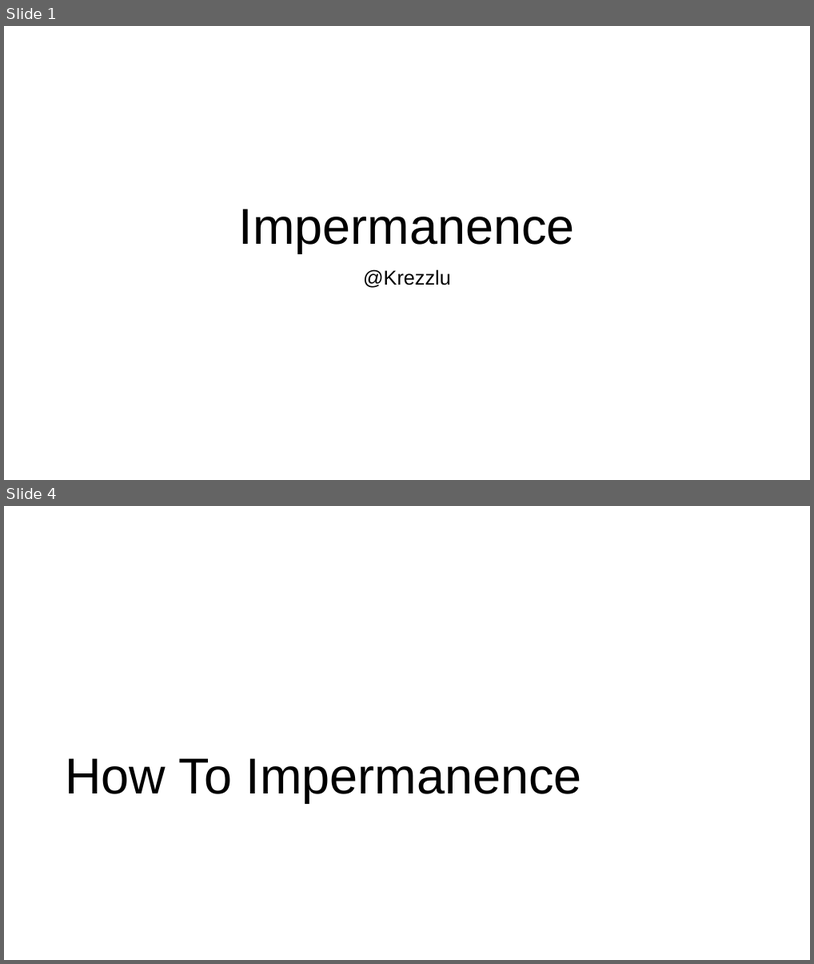
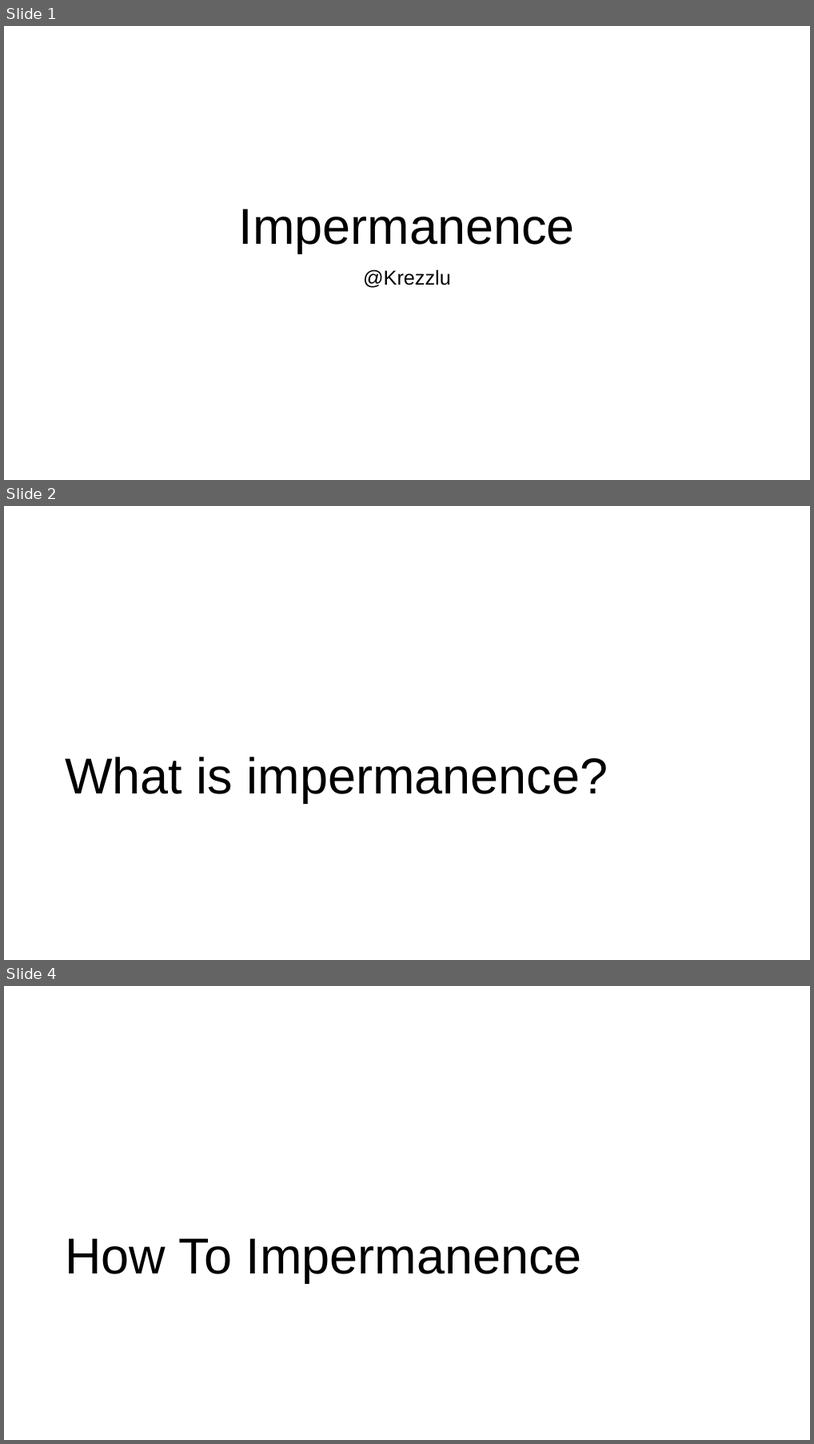
Before and after one commit to Krezzlu/impermanence, a slide deck: slides/slides.odp. Shown one above the other, each under a label of ours: slides 1 and 4 before the commit, slides 1, 2 and 4 after it; the slides between them are not shown. The pictures are 814x964 and 814x1444 pixels, drawn with LibreOffice and Linux fonts; fonts in the diff are those of the drawing. Boxes give left, top, right and bottom in pixels: in the first picture for what was removed or moved away, otherwise in the second. Text is boxed around its words. In the diff, an @@ line names an element or a change of style, - is before the commit and + after.

```diff
--- a/slides/slides.odp
+++ b/slides/slides.odp
@@ slide 2 added at [4, 506, 810, 960], background #FFFFFF @@
@@ title added at [65, 756, 609, 803], 60 pt, text #000000 @@
+What is impermanence?
```
Also in this commit, not shown: 1 slide changed, 2 other slides added, 2 slides removed, 2 other files.
